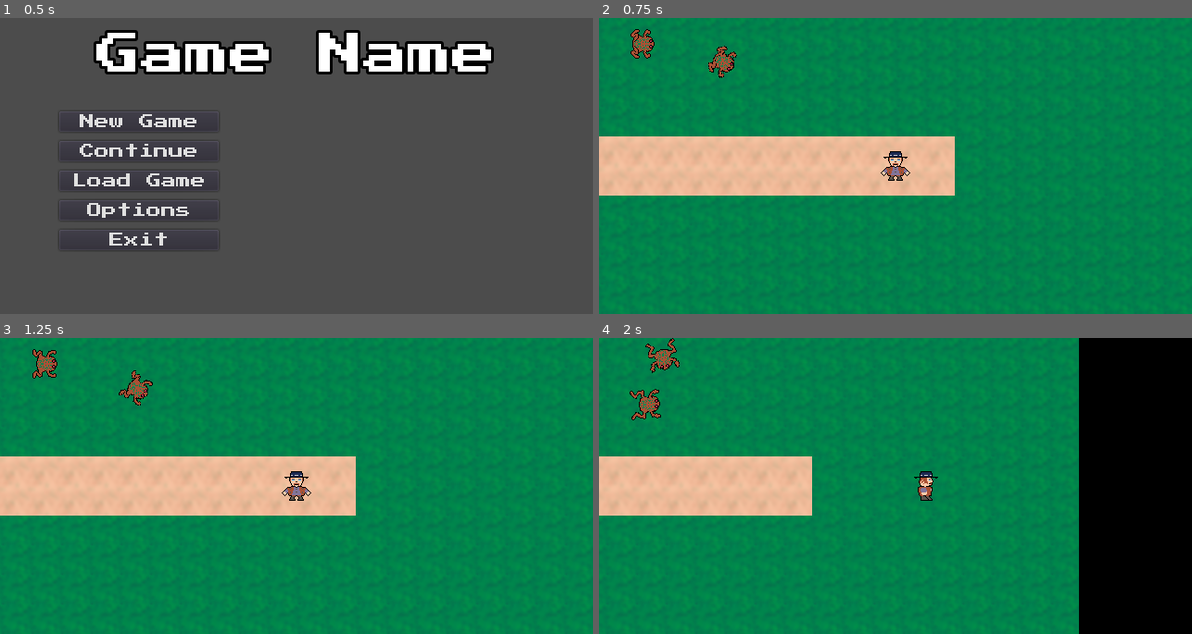
Above: before the commit, frames 1-4 (two rows, left to right).
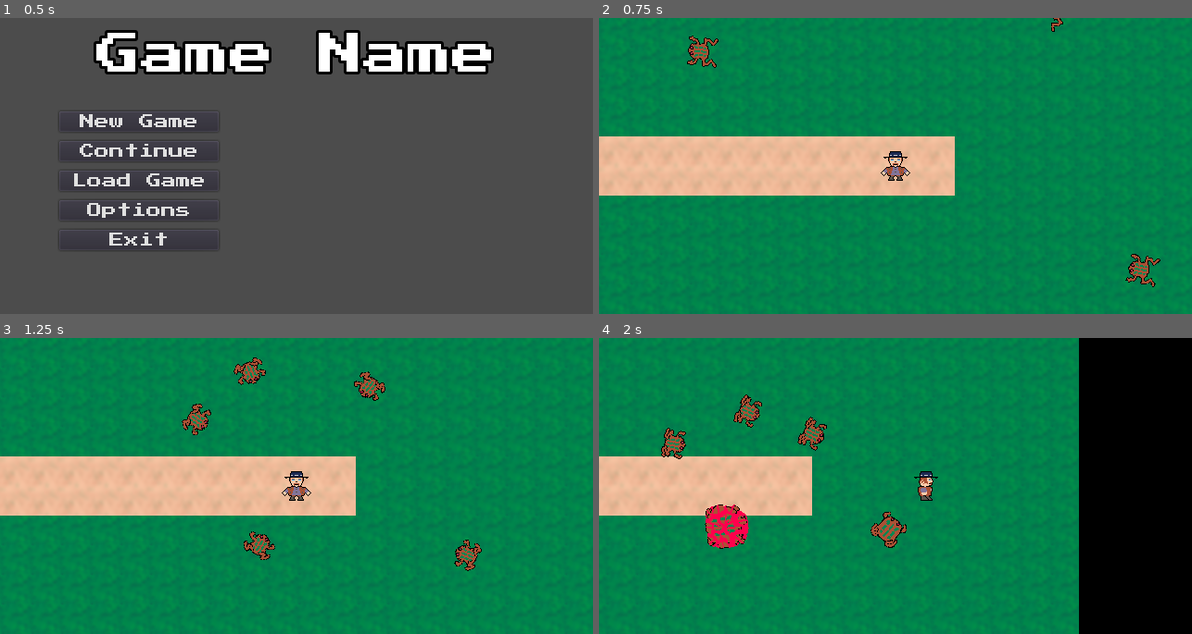
Above: after the commit, the same moments.

Repository: Beetron/2d-aussie-rpg
Game: Godot game, scene res://scene/Master.tscn
Same seed, same stepped clock (60 frames per second), same inputs: the game is played once before the commit and once after it.
Inputs (mouse positions are in pixels of both pictures, inside the frame that each line leads up to):
- Up to frame 1 (0.5 s): no input
- Up to frame 2 (0.75 s): click "New Game" at 0.5 s
- Up to frame 3 (1.25 s): no input
- Up to frame 4 (2 s): move the mouse to (1025, 471) at 1.27 s; press the mouse at (1025, 471) at 1.28 s; hold Right (ui_right) from 1.28 s (still down)

Frame 1 is identical in both runs. In frame 2, 1.1% of the frame differs, in the area x 5-95%, y 0-91%; in frame 3, 1.7%; in frame 4, 2.5%, in the area x 5-52%, y 0-72%.

Commit message:
Added toad explosions

Diff:
--- a/scene/Explodetoad.tscn
+++ b/scene/Explodetoad.tscn
@@ -1,58 +1,102 @@
-[gd_scene load_steps=12 format=2]
+[gd_scene load_steps=22 format=2]
 
 [ext_resource path="res://scene/Enemy.tscn" type="PackedScene" id=1]
 [ext_resource path="res://script/Explodetoad.gd" type="Script" id=2]
+[ext_resource path="res://img/toadinflatespritesheet.png" type="Texture" id=3]
 [ext_resource path="res://img/toadspritesheet.png" type="Texture" id=4]
+[ext_resource path="res://img/toadexplodespritesheet.png" type="Texture" id=5]
 
-[sub_resource type="AtlasTexture" id=1]
+[sub_resource type="AtlasTexture" id=13]
+atlas = ExtResource( 5 )
+region = Rect2( 0, 0, 64, 64 )
+
+[sub_resource type="AtlasTexture" id=14]
+atlas = ExtResource( 5 )
+region = Rect2( 64, 0, 64, 64 )
+
+[sub_resource type="AtlasTexture" id=15]
+atlas = ExtResource( 5 )
+region = Rect2( 128, 0, 64, 64 )
+
+[sub_resource type="AtlasTexture" id=16]
+atlas = ExtResource( 5 )
+region = Rect2( 192, 0, 64, 64 )
+
+[sub_resource type="AtlasTexture" id=6]
 atlas = ExtResource( 4 )
 region = Rect2( 0, 0, 32, 32 )
 
-[sub_resource type="AtlasTexture" id=2]
+[sub_resource type="AtlasTexture" id=7]
 atlas = ExtResource( 4 )
 region = Rect2( 32, 0, 32, 32 )
 
-[sub_resource type="AtlasTexture" id=3]
+[sub_resource type="AtlasTexture" id=8]
 atlas = ExtResource( 4 )
 region = Rect2( 64, 0, 32, 32 )
 
-[sub_resource type="AtlasTexture" id=4]
+[sub_resource type="AtlasTexture" id=9]
 atlas = ExtResource( 4 )
 region = Rect2( 96, 0, 32, 32 )
 
-[sub_resource type="AtlasTexture" id=5]
+[sub_resource type="AtlasTexture" id=10]
 atlas = ExtResource( 4 )
 region = Rect2( 128, 0, 32, 32 )
 
-[sub_resource type="SpriteFrames" id=6]
+[sub_resource type="AtlasTexture" id=2]
+atlas = ExtResource( 3 )
+region = Rect2( 0, 0, 32, 32 )
+
+[sub_resource type="AtlasTexture" id=3]
+atlas = ExtResource( 3 )
+region = Rect2( 32, 0, 32, 32 )
+
+[sub_resource type="AtlasTexture" id=4]
+atlas = ExtResource( 3 )
+region = Rect2( 64, 0, 32, 32 )
+
+[sub_resource type="AtlasTexture" id=5]
+atlas = ExtResource( 3 )
+region = Rect2( 96, 0, 32, 32 )
+
+[sub_resource type="SpriteFrames" id=11]
 animations = [ {
-"frames": [ SubResource( 1 ), SubResource( 2 ), SubResource( 3 ), SubResource( 4 ), SubResource( 5 ) ],
+"frames": [ SubResource( 13 ), SubResource( 14 ), SubResource( 15 ), SubResource( 16 ) ],
 "loop": true,
-"name": "Hop",
+"name": "Explode",
+"speed": 13.33
+}, {
+"frames": [ SubResource( 6 ), SubResource( 7 ), SubResource( 8 ), SubResource( 9 ), SubResource( 10 ) ],
+"loop": true,
+"name": "Walk",
 "speed": 5.0
+}, {
+"frames": [ SubResource( 2 ), SubResource( 3 ), SubResource( 4 ), SubResource( 5 ) ],
+"loop": true,
+"name": "Inflate",
+"speed": 8.0
 } ]
 
-[sub_resource type="RectangleShape2D" id=7]
+[sub_resource type="RectangleShape2D" id=1]
 extents = Vector2( 16.1308, 15.7007 )
 
-[sub_resource type="CircleShape2D" id=8]
-radius = 29.2615
+[sub_resource type="CircleShape2D" id=12]
+radius = 33.2323
 
 [node name="Explodetoad" instance=ExtResource( 1 )]
 script = ExtResource( 2 )
 hp = 2
 damage = 1
-speed = 100
+speed = 200
 
 [node name="AnimatedSprite" parent="." index="0"]
 rotation = 1.5708
-frames = SubResource( 6 )
-animation = "Hop"
-frame = 4
+frames = SubResource( 11 )
+animation = "Walk"
+frame = 1
 playing = true
 
 [node name="CollisionShape2D" parent="." index="1"]
-shape = SubResource( 7 )
+shape = SubResource( 1 )
 
 [node name="ExplosionZone" type="Area2D" parent="." index="4"]
 gravity = 0.0
@@ -60,9 +104,13 @@
 collision_mask = 2
 
 [node name="CollisionShape2D" type="CollisionShape2D" parent="ExplosionZone" index="0"]
-shape = SubResource( 8 )
+shape = SubResource( 12 )
 
 [node name="ExplodeTimer" type="Timer" parent="." index="5"]
 wait_time = 0.5
+
+[node name="DeathTimer" type="Timer" parent="." index="6"]
+wait_time = 0.3
 [connection signal="body_entered" from="ExplosionZone" to="." method="_on_ExplosionZone_body_entered"]
 [connection signal="timeout" from="ExplodeTimer" to="." method="_on_ExplodeTimer_timeout"]
+[connection signal="timeout" from="DeathTimer" to="." method="_on_DeathTimer_timeout"]
--- a/scene/Level 1.tscn
+++ b/scene/Level 1.tscn
@@ -25,12 +25,12 @@
 collision_mask = 1
 
 [node name="Explodetoad2" parent="." index="3" instance=ExtResource( 2 )]
-position = Vector2( -205.075, -193.883 )
+position = Vector2( -265.816, 182.194 )
 collision_layer = 1
 collision_mask = 1
 
 [node name="Explodetoad3" parent="." index="4" instance=ExtResource( 2 )]
-position = Vector2( -360.875, -157.783 )
+position = Vector2( 267.212, 112.32 )
 collision_layer = 1
 collision_mask = 1
 
@@ -40,7 +40,7 @@
 collision_mask = 1
 
 [node name="Explodetoad5" parent="." index="6" instance=ExtResource( 2 )]
-position = Vector2( -274.425, -237.583 )
+position = Vector2( 171.439, -166.503 )
 collision_layer = 1
 collision_mask = 1
 
@@ -50,7 +50,7 @@
 collision_mask = 1
 
 [node name="Explodetoad7" parent="." index="8" instance=ExtResource( 2 )]
-position = Vector2( -272.525, -132.132 )
+position = Vector2( -24.3919, 201.297 )
 collision_layer = 1
 collision_mask = 1
 
--- a/scene/Player.tscn
+++ b/scene/Player.tscn
@@ -5,72 +5,72 @@
 
 [sub_resource type="AtlasTexture" id=1]
 atlas = ExtResource( 1 )
-region = Rect2( 0, 0, 32, 32 )
+region = Rect2( 96, 0, 32, 32 )
 
 [sub_resource type="AtlasTexture" id=2]
 atlas = ExtResource( 1 )
-region = Rect2( 32, 0, 32, 32 )
+region = Rect2( 128, 0, 32, 32 )
 
 [sub_resource type="AtlasTexture" id=3]
 atlas = ExtResource( 1 )
-region = Rect2( 64, 0, 32, 32 )
+region = Rect2( 160, 0, 32, 32 )
 
 [sub_resource type="AtlasTexture" id=4]
 atlas = ExtResource( 1 )
-region = Rect2( 96, 0, 32, 32 )
+region = Rect2( 192, 0, 32, 32 )
 
 [sub_resource type="AtlasTexture" id=5]
 atlas = ExtResource( 1 )
-region = Rect2( 128, 0, 32, 32 )
+region = Rect2( 224, 0, 32, 32 )
 
 [sub_resource type="AtlasTexture" id=6]
 atlas = ExtResource( 1 )
-region = Rect2( 160, 0, 32, 32 )
+region = Rect2( 256, 0, 32, 32 )
 
 [sub_resource type="AtlasTexture" id=7]
 atlas = ExtResource( 1 )
-region = Rect2( 192, 0, 32, 32 )
+region = Rect2( 288, 0, 32, 32 )
 
 [sub_resource type="AtlasTexture" id=8]
 atlas = ExtResource( 1 )
-region = Rect2( 224, 0, 32, 32 )
+region = Rect2( 320, 0, 32, 32 )
 
 [sub_resource type="AtlasTexture" id=9]
 atlas = ExtResource( 1 )
-region = Rect2( 256, 0, 32, 32 )
+region = Rect2( 352, 0, 32, 32 )
 
 [sub_resource type="AtlasTexture" id=10]
 atlas = ExtResource( 1 )
-region = Rect2( 288, 0, 32, 32 )
+region = Rect2( 0, 0, 32, 32 )
 
 [sub_resource type="AtlasTexture" id=11]
 atlas = ExtResource( 1 )
-region = Rect2( 320, 0, 32, 32 )
+region = Rect2( 32, 0, 32, 32 )
 
 [sub_resource type="AtlasTexture" id=12]
 atlas = ExtResource( 1 )
-region = Rect2( 352, 0, 32, 32 )
+region = Rect2( 64, 0, 32, 32 )
 
 [sub_resource type="SpriteFrames" id=13]
 animations = [ {
 "frames": [ SubResource( 1 ), SubResource( 2 ), SubResource( 3 ), SubResource( 2 ) ],
 "loop": true,
-"name": "Down",
+"name": "Up",
 "speed": 5.0
 }, {
 "frames": [ SubResource( 4 ), SubResource( 5 ), SubResource( 6 ), SubResource( 5 ) ],
 "loop": true,
-"name": "Up",
+"name": "Left",
 "speed": 5.0
 }, {
 "frames": [ SubResource( 7 ), SubResource( 8 ), SubResource( 9 ), SubResource( 8 ) ],
 "loop": true,
-"name": "Left",
+"name": "Right",
 "speed": 5.0
 }, {
 "frames": [ SubResource( 10 ), SubResource( 11 ), SubResource( 12 ), SubResource( 11 ) ],
 "loop": true,
-"name": "Right",
+"name": "Down",
 "speed": 5.0
 } ]
 
--- /dev/null
+++ b/scene/ToadCorpse.tscn
@@ -0,0 +1,7 @@
+[gd_scene load_steps=2 format=2]
+
+[ext_resource path="res://img/toadcorpse.png" type="Texture" id=1]
+
+[node name="ToadCorpse" type="Sprite"]
+z_index = -1
+texture = ExtResource( 1 )
--- a/script/Enemy.gd
+++ b/script/Enemy.gd
@@ -32,9 +32,7 @@
 	return
 
 func died():
-	queue_free()
-	#Play death animation
-	return
+	pass
 
 func _physics_process(delta):
 	if(movementFrozen == false):
--- a/script/Explodetoad.gd
+++ b/script/Explodetoad.gd
@@ -1,9 +1,12 @@
 extends "res://script/Enemy.gd"
 
 var originalSpeed : float
+signal toadDied(position, rotation)
+var dying = false
 
 func _ready():
 	originalSpeed = speed
+	self.connect("toadDied", get_parent(), "toadDied")
 	return
 
 func _on_ExplosionZone_body_entered(body):
@@ -12,14 +15,17 @@
 	return
 
 func triggerExplosion():
+	dying = true
 	movementFrozen = true
 	$ExplodeTimer.start()
-	#Play explosion animation
+	$AnimatedSprite.play("Inflate")
 	return
 
 func _process(delta):
 	if(path.size() > 0):
 		look_at(path[0])
+	else:
+		look_at(player.position)
 	if($AnimatedSprite.frame < 2):
 		speed = 0
 	else:
@@ -28,7 +34,20 @@
 
 
 func _on_ExplodeTimer_timeout():
+	$AnimatedSprite.play("Explode")
+	$CollisionShape2D.disabled = true
 	if($ExplosionZone.overlaps_body(player)):
 		player.takeDamage(damage)
-	died()
+	$DeathTimer.start()
 	return
+
+func died():
+	if(dying == false):
+		triggerExplosion()
+	return
+
+
+func _on_DeathTimer_timeout():
+	queue_free()
+	emit_signal("toadDied", position, rotation)
+	return
--- a/script/ProtoLevel.gd
+++ b/script/ProtoLevel.gd
@@ -1,6 +1,9 @@
 extends Node2D
 
+const ToadCorpse = preload("res://scene/ToadCorpse.tscn")
+
 signal load_next_level
+
 
 func _ready():
 	self.connect("load_next_level", get_parent(), "load_next_level")
@@ -19,3 +22,10 @@
 	var throwImpulse = (eventPos - weapon.global_position).normalized() * throwStrength
 	weapon.apply_central_impulse(throwImpulse)
 	return
+
+func toadDied(originalPosition, originalRotation):
+	var toadCorpse = ToadCorpse.instance()
+	toadCorpse.position = originalPosition
+	toadCorpse.rotation = originalRotation
+	add_child(toadCorpse)
+	return
--- /dev/null
+++ b/script/ToadCorpse.gd
@@ -0,0 +1,5 @@
+extends Sprite
+
+func _ready():
+	$ExplosionParticle.emitting = true
+	return
Binary file added: img/toadcorpse.png
Not shown, added: img/toadcorpse.png.import
Binary file added: img/toadexplodespritesheet.png
Not shown, added: img/toadexplodespritesheet.png.import
Binary file added: img/toadinflatespritesheet.png
Not shown, added: img/toadinflatespritesheet.png.import
Binary file changed: img/toadspritesheet.png
Binary file added: particle/toadblood.png
Not shown, added: particle/toadblood.png.import
